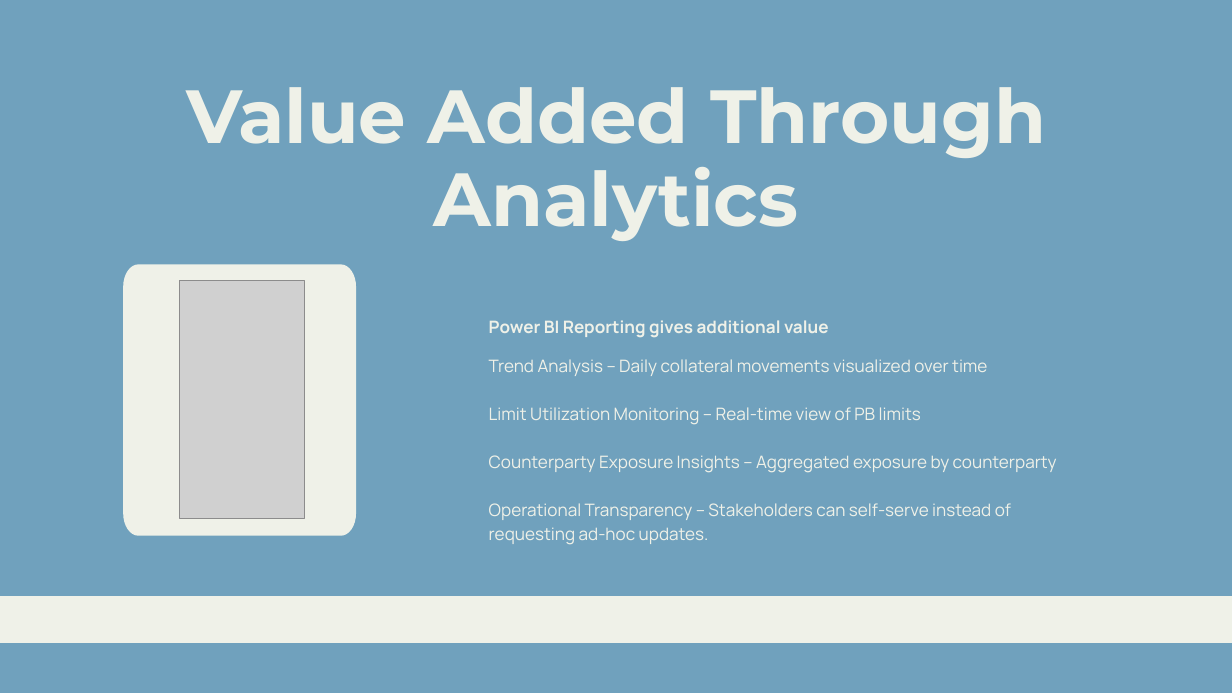
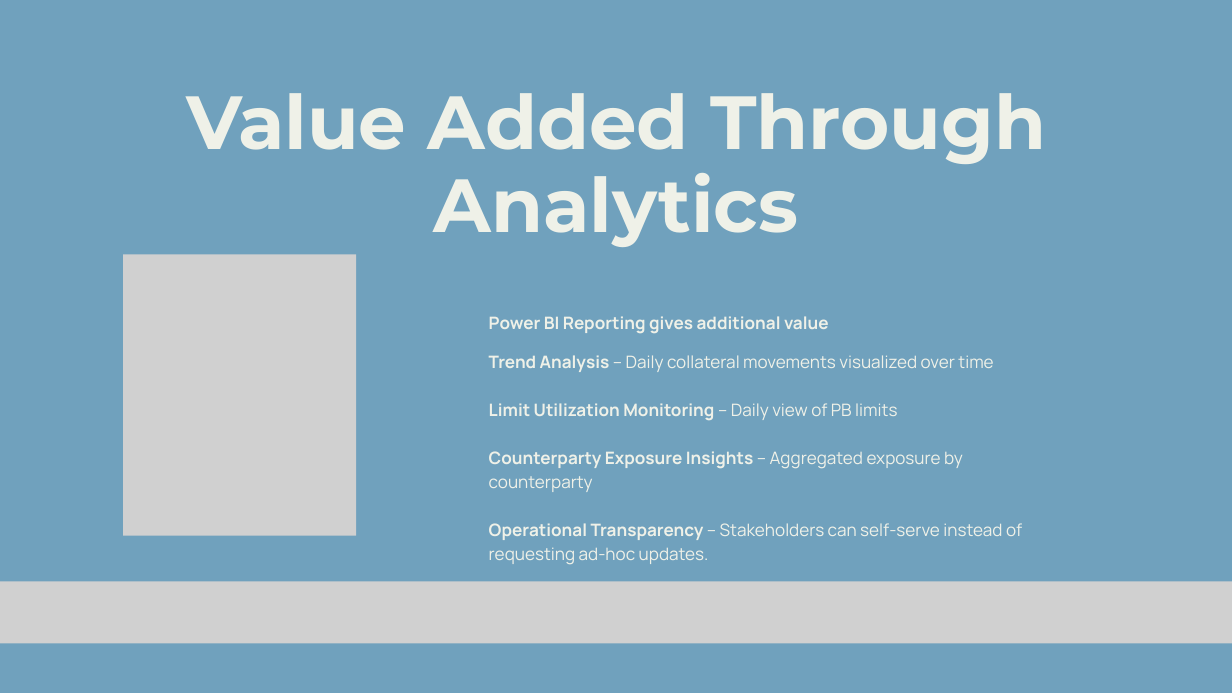
Before and after one commit to sgarciapuga/Work_Portfolio, a slide deck: slide 6 of fx-prime-brokerage-collateral/presentation/fx-primer-broker-collateral.pptx. Drawn at 1232x693 pixels with LibreOffice and Linux fonts; fonts in the diff are those of the drawing; grey boxes stand for pictures. Boxes give left, top, right and bottom in pixels: in the first picture for what was removed or moved away, otherwise in the second. Text is boxed around its words. In the diff, an @@ line names an element or a change of style, - is before the commit and + after.

```diff
--- a/fx-prime-brokerage-collateral/presentation/fx-primer-broker-collateral.pptx
+++ b/fx-prime-brokerage-collateral/presentation/fx-primer-broker-collateral.pptx
@@ text "Value Added Through Analytics": place and size @@
-text "Value Added Through Analytics" at <box>186,87,1046,241</box>
+text "Value Added Through Analytics" at <box>186,93,1046,247</box>
@@ freeform shape removed at <box>123,264,356,536</box> @@
@@ picture added at <box>123,254,356,536</box> @@
@@ picture at <box>180,280,304,518</box>: outline redrawn @@
@@ text "Power BI Reporting gives additional ...": place and size @@
-text "Power BI Reporting gives additional ..." at <box>489,320,829,337</box>
+text "Power BI Reporting gives additional ..." at <box>489,316,829,333</box>
@@ text at <box>489,355,1022,564</box>: bold on in "Trend Analysis", "Counterparty Exposure Insights", "Operational Transparency" @@
@@ text at <box>489,403,897,420</box>: text changed; bold on @@
-Limit Utilization Monitoring – Real‑time view of PB limits
+Limit Utilization Monitoring – Daily view of PB limits
@@ freeform shape removed at <box>0,596,1232,644</box> @@
@@ picture added at <box>0,582,1232,643</box> @@
```
Also in this commit, not shown: 13 other slides changed, 3 other files.
